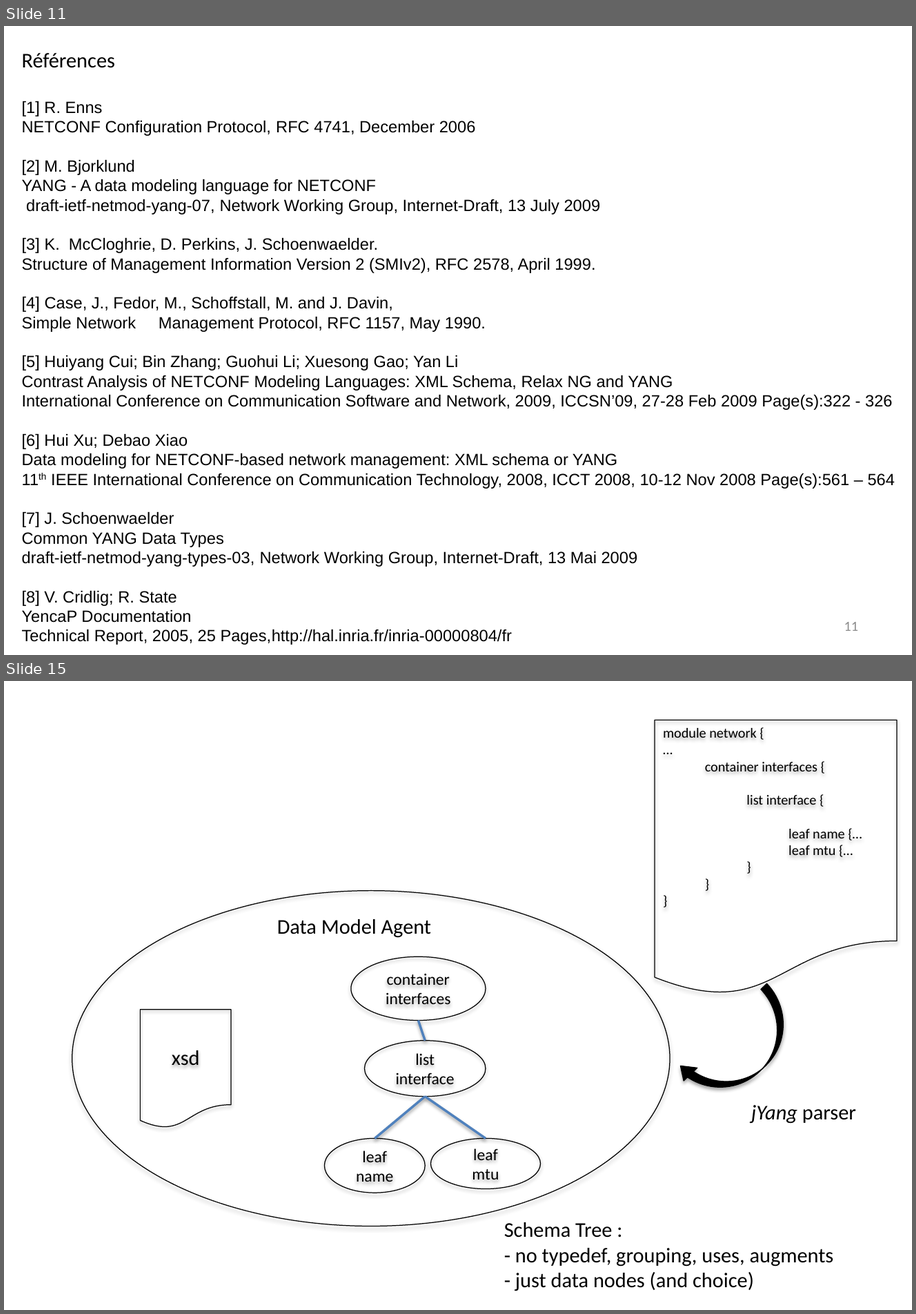
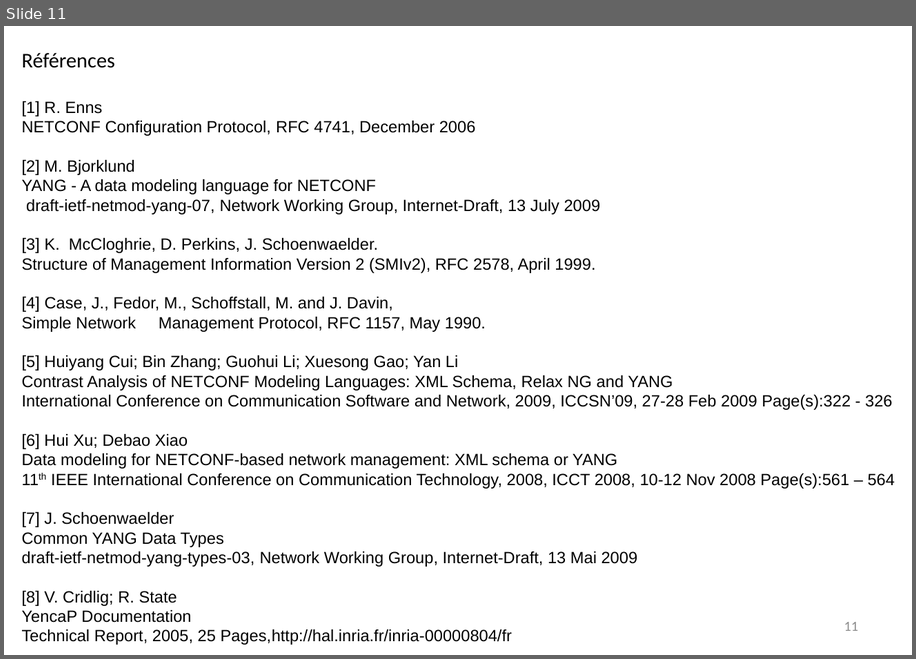
Before and after one commit to AaronNGray/jYang, a slide deck: yang-manager/reports/YangArchiCameraReady.pptx. Shown one above the other, each under a label of ours: slides 11 and 15 before the commit, slide 11 after it; the slides between them are not shown. The pictures are 916x1314 and 916x659 pixels, drawn with LibreOffice and Linux fonts; fonts in the diff are those of the drawing. Boxes give left, top, right and bottom in pixels: in the first picture for what was removed or moved away, otherwise in the second. Text is boxed around its words. In the diff, an @@ line names an element or a change of style, - is before the commit and + after.

```diff
--- a/yang-manager/reports/YangArchiCameraReady.pptx
+++ b/yang-manager/reports/YangArchiCameraReady.pptx
@@ slide 15 removed at (4, 681, 912, 1310), background #FFFFFF @@
@@ flow chart document removed at (655, 720, 897, 996) @@
-module network {
-…
-container interfaces {
-list interface {
-leaf name {…
-leaf mtu {…
-}
-}
-}
@@ ellipse removed at (72, 891, 670, 1226) @@
@@ text removed at (277, 919, 431, 938) @@
-Data Model Agent
@@ ellipse removed at (351, 957, 486, 1020) @@
-container interfaces
@@ curved left arrow removed at (674, 983, 808, 1114) @@
@@ flow chart document removed at (140, 1009, 230, 1129) @@
-xsd
@@ line removed from (418, 1020) to (425, 1040) @@
@@ ellipse removed at (365, 1040, 485, 1097) @@
-list
-interface
@@ line removed from (425, 1096) to (375, 1138) @@
@@ line removed from (425, 1096) to (486, 1138) @@
@@ text removed at (751, 1105, 856, 1123) @@
-jYang parser
@@ ellipse removed at (324, 1138, 425, 1192) @@
-leaf
-name
@@ ellipse removed at (431, 1138, 541, 1188) @@
-leaf
-mtu
@@ text removed at (504, 1222, 834, 1291) @@
-Schema Tree :
-- no typedef, grouping, uses, augments
-- just data nodes (and choice)
```
Also in this commit, not shown: 1 slide changed, 9 other slides removed, 1 other file.
